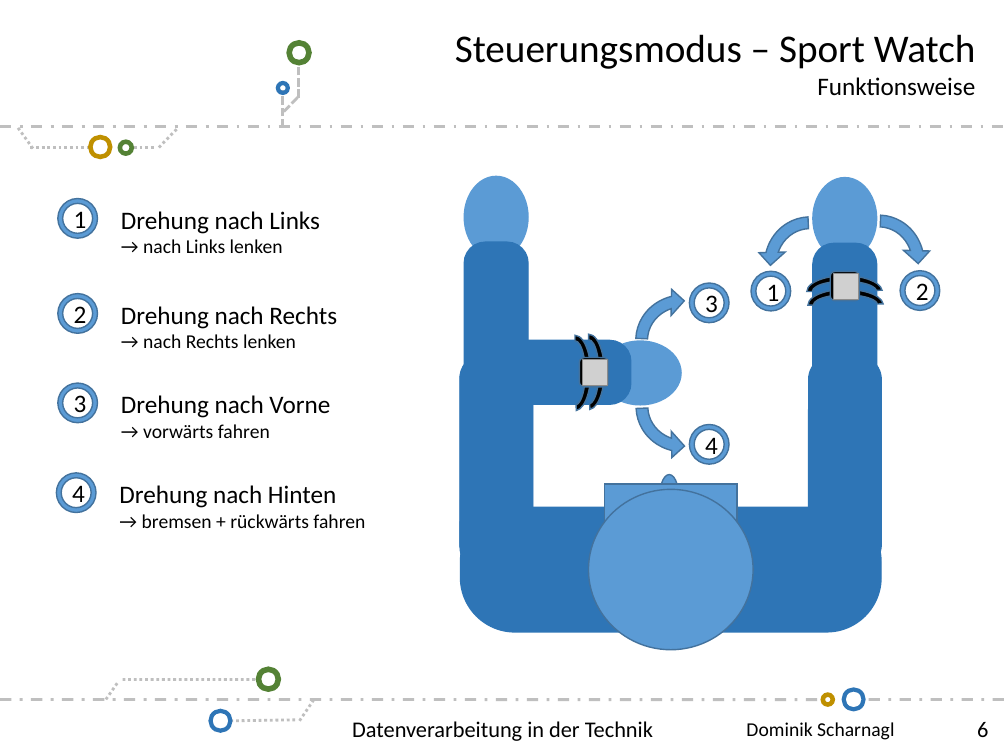
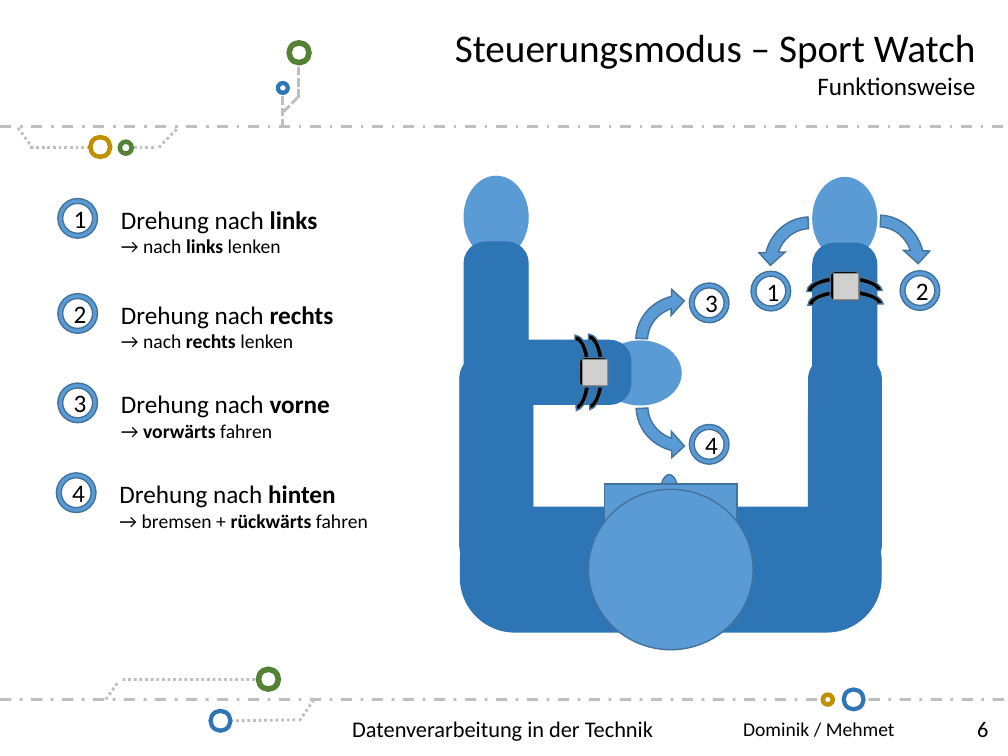
Before and after one commit to scd42636/DT_WS1718_02_StarCar, a slide deck: slide 6 of dokumentation/scd42636/Dominik-Scharnagl.pptx. Drawn at 1008x756 pixels with LibreOffice and Linux fonts; fonts in the diff are those of the drawing; grey boxes stand for pictures; background and template pictures are left out. Boxes give left, top, right and bottom in pixels: in the first picture for what was removed or moved away, otherwise in the second. Text is boxed around its words. In the diff, an @@ line names an element or a change of style, - is before the commit and + after.

```diff
--- a/dokumentation/scd42636/Dominik-Scharnagl.pptx
+++ b/dokumentation/scd42636/Dominik-Scharnagl.pptx
@@ text at bbox=[121, 211, 318, 253]: text changed @@
-Drehung nach Links
-→ nach Links lenken
+Drehung nach links
+→ nach links lenken
@@ text at bbox=[121, 306, 334, 348]: text changed @@
-Drehung nach Rechts
-→ nach Rechts lenken
+Drehung nach rechts
+→ nach rechts lenken
@@ text at bbox=[121, 395, 330, 418]: text changed @@
-Drehung nach Vorne
+Drehung nach vorne
@@ text at bbox=[143, 424, 272, 438]: bold on in "vorwärts" @@
@@ text at bbox=[119, 485, 336, 508]: text changed @@
-Drehung nach Hinten
+Drehung nach hinten
@@ text at bbox=[142, 514, 368, 528]: bold on in "rückwärts" @@
@@ text at bbox=[743, 722, 895, 736]: text changed @@
-Dominik Scharnagl
+Dominik / Mehmet
```
Also in this commit, not shown: 10 other slides changed, 2 slides added, 1 slide removed.
